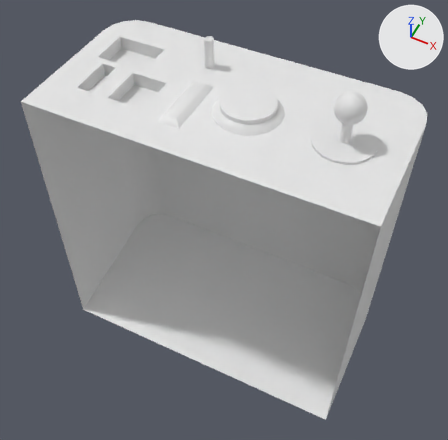
The OBJ model Assets/Models/TYPE2/TYPE2L.obj as it was, and as the next commit left it.
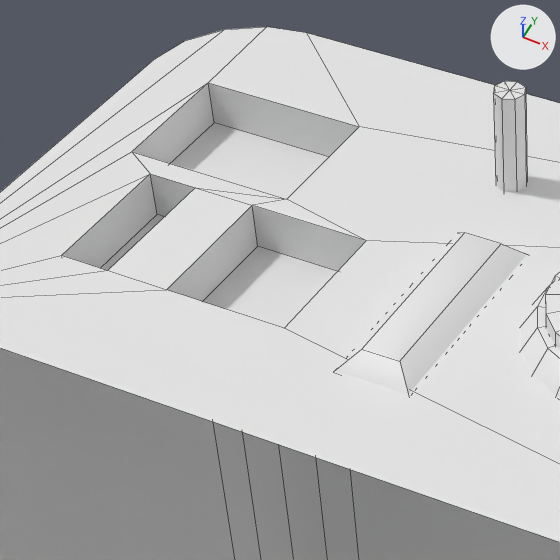
Each version appears first whole from a 50 mm camera at (0.148, 0.29, 0.971) aimed at (-0.03, 0.647, 0.525), and next in a close-up on the part from 13% to 50% of the width and 3% to 40% of the height. The lights are fixed; the arrows at upper right show +X, +Y and +Z. The close-ups show mesh edges as thin lines. Where no turn or scale is listed for an object, it has been applied to the vertices.

In view in the first close-up: 'TYPE2L'.
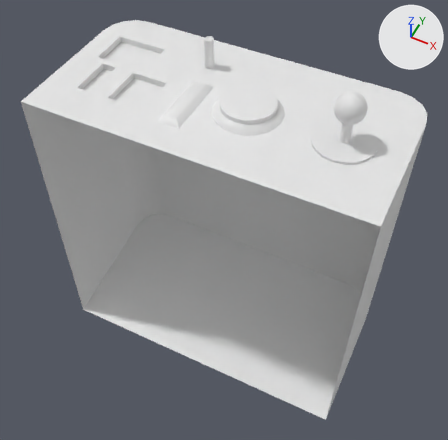
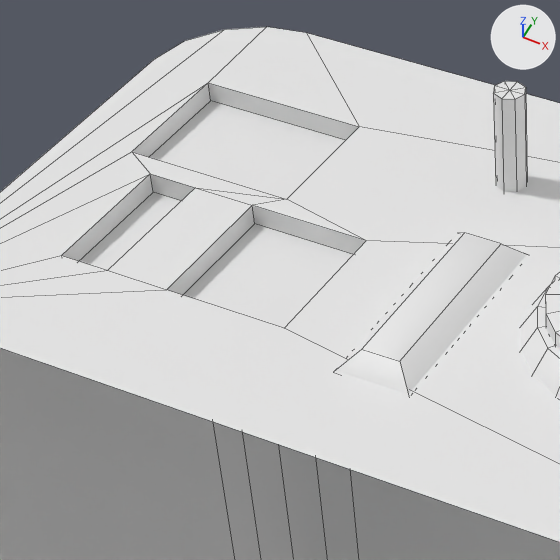
Location of each change, (x1, y1, x2, y2) in pixels of the close-ups (560 x 560 px; the box of a moved part takes in the faces that stretch with it):
part 1 of me_type2l, moved or reshaped
    both: (62, 83, 366, 328)

Diff of the bpy script that builds the scene:
```diff
--- a/Assets/Models/TYPE2/TYPE2L.obj.py
+++ b/Assets/Models/TYPE2/TYPE2L.obj.py
@@ me_type2l @@
 me_type2l.from_pydata(...)  # 640 vertices, 671 faces; spans x -0.18..0.12, y 0.58..0.73, z 0.36..0.704
 # used by ob_type2l; location = (0.0, 0.0, 0.0)
+# me_type2l part 1: all 12 vertices in x -0.16..-0.087, y 0.616..0.697, z 0.648 are moved by (0.0, 0.0, 0.007)
```
